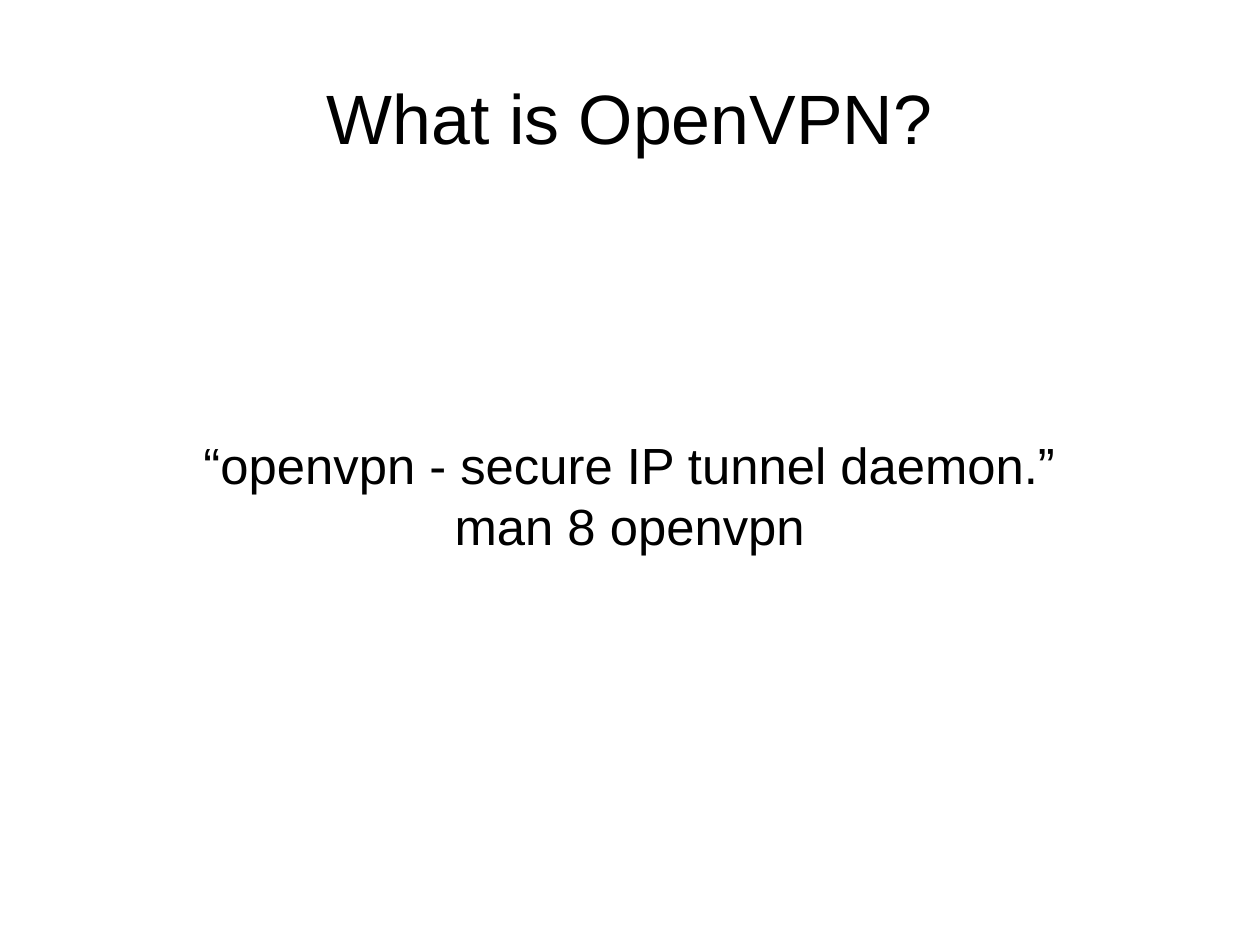
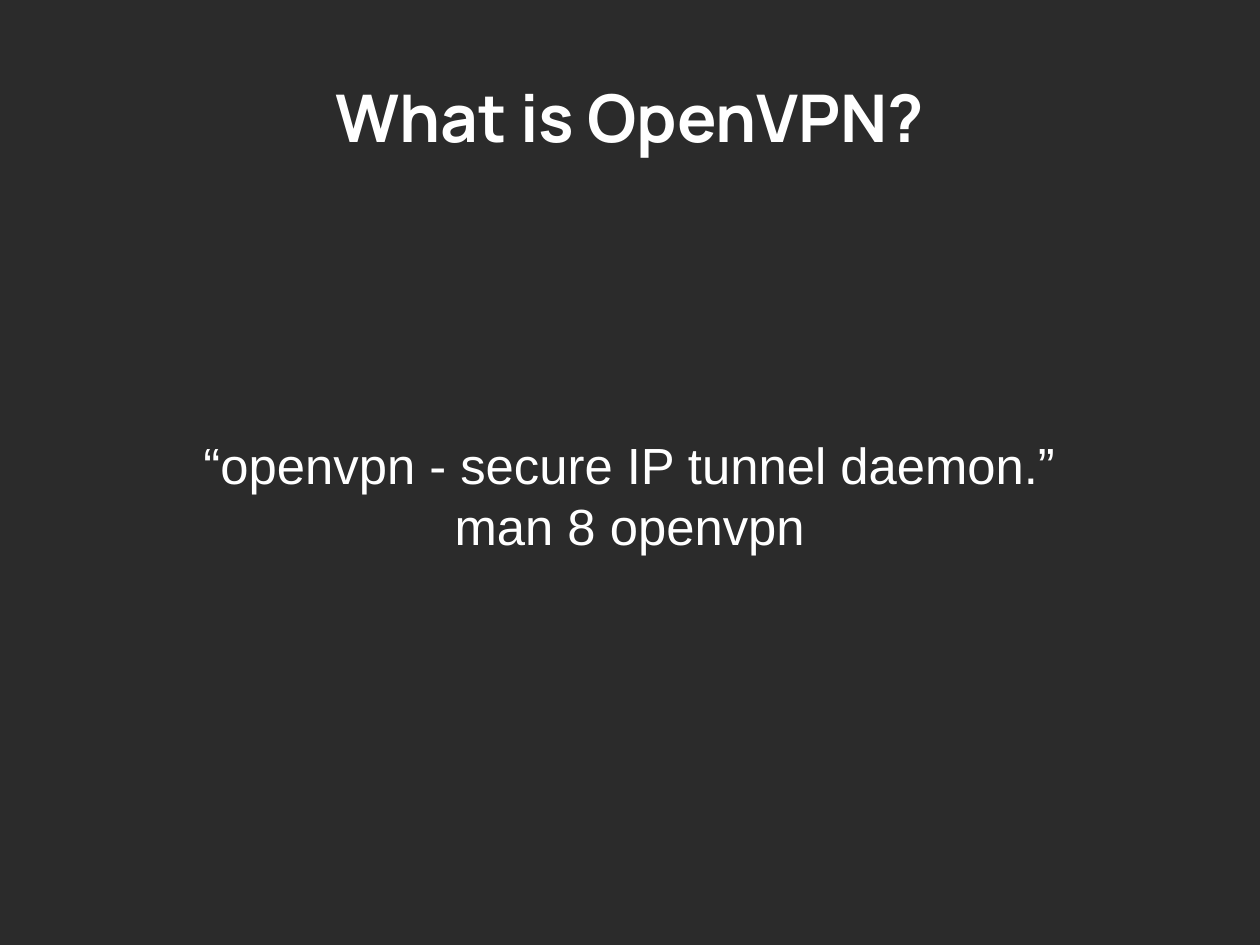
Before and after one commit to Oflameo/openvpn_ws, a slide deck: slide 2 of openvpn.odp. Drawn at 1260x945 pixels with LibreOffice and Linux fonts; fonts in the diff are those of the drawing; background and template pictures are left out; a plain dark background stands for a picture behind light text. Boxes give left, top, right and bottom in pixels: in the first picture for what was removed or moved away, otherwise in the second. Text is boxed around its words. In the diff, an @@ line names an element or a change of style, - is before the commit and + after.

Commit message:
Changed theme.

```diff
--- a/openvpn.odp
+++ b/openvpn.odp
@@ background #FFFFFF to picture (left out) @@
@@ title "What is OpenVPN?" at bbox=[335, 93, 924, 158]: size 44 to 41.4 pt, font Arial to Manrope, text colour #000000 to #FFFFFF, bold on @@
@@ subtitle "“openvpn - secure IP tunnel ..." at bbox=[203, 447, 1055, 556]: text colour #000000 to #FFFFFF @@
```
Also in this commit, not shown: 5 other slides changed, 2 slides added.
